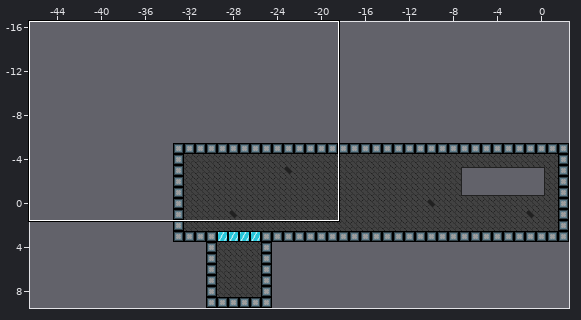
Tiled map -- assets/test-maps/weapons.tmx. Above: a wide view before the commit, with the close-up outlined.
Close-up. As it was:
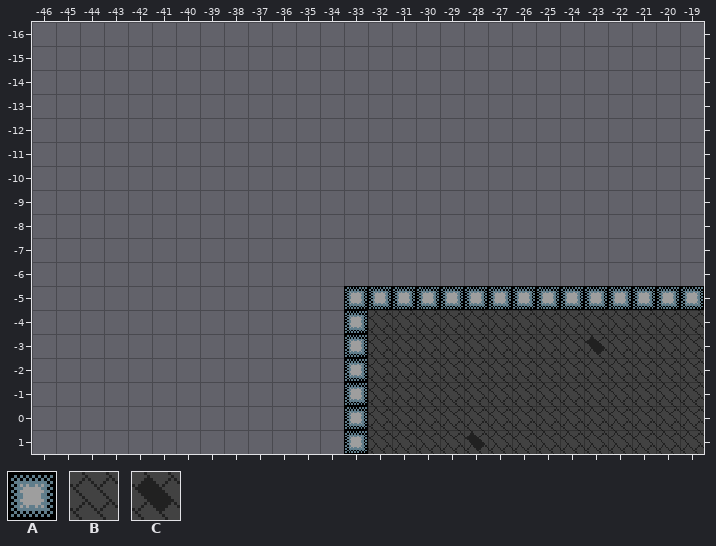
Cells are 16x16 px. Shown: x -46..-19, y -16..1.
Key: from "phtiles16": A 0, B 9, C 15.
_ is an empty cell.
Layer "background" before, first column x -46:
-16 ____________________________
-15 ____________________________
-14 ____________________________
-13 ____________________________
-12 ____________________________
-11 ____________________________
-10 ____________________________
 -9 ____________________________
 -8 ____________________________
 -7 ____________________________
 -6 ____________________________
 -5 ____________________________
 -4 ______________BBBBBBBBBBBBBB
 -3 ______________BBBBBBBBBCBBBB
 -2 ______________BBBBBBBBBBBBBB
 -1 ______________BBBBBBBBBBBBBB
  0 ______________BBBBBBBBBBBBBB
  1 ______________BBBBCBBBBBBBBB
Layer "main" before, first column x -46:
-16 ____________________________
-15 ____________________________
-14 ____________________________
-13 ____________________________
-12 ____________________________
-11 ____________________________
-10 ____________________________
 -9 ____________________________
 -8 ____________________________
 -7 ____________________________
 -6 ____________________________
 -5 _____________AAAAAAAAAAAAAAA
 -4 _____________A______________
 -3 _____________A______________
 -2 _____________A______________
 -1 _____________A______________
  0 _____________A______________
  1 _____________A______________
And afterwards:
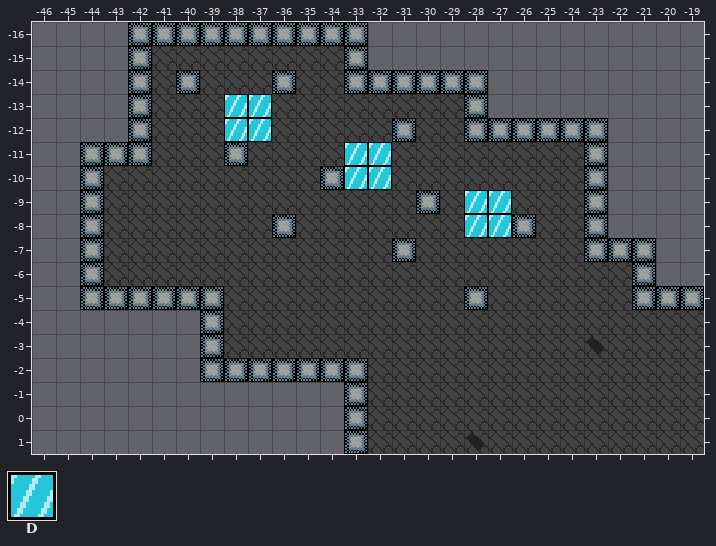
Further tiles: from "phtiles16": D 1.
Tiles of an added or newly shown layer are drawn over the layers below it.
Diff:
Layer "background":
y -15: x -41..-34 ________ -> BBBBBBBB
y -14: x -41 _ -> B; x -39..-37 ___ -> BBB; x -35..-34 __ -> BB
y -13: x -41..-39 ___ -> BBB; x -36..-29 ________ -> BBBBBBBB
y -12: x -41..-39 ___ -> BBB; x -36..-32 _____ -> BBBBB; x -30..-29 __ -> BB
y -11: x -41..-39 ___ -> BBB; x -37..-34 ____ -> BBBB; x -31..-24 ________ -> BBBBBBBB
y -10: x -43..-35 _________ -> BBBBBBBBB; x -31..-24 ________ -> BBBBBBBB
y -9: x -43..-31 _____________ -> BBBBBBBBBBBBB; x -29 _ -> B; x -26..-24 ___ -> BBB
y -8: x -43..-37 _______ -> BBBBBBB; x -35..-29 _______ -> BBBBBBB; x -25..-24 __ -> BB
y -7: x -43..-32 ____________ -> BBBBBBBBBBBB; x -30..-24 _______ -> BBBBBBB
y -6: x -43..-22 ______________________ -> BBBBBBBBBBBBBBBBBBBBBB
y -5: x -38..-29 __________ -> BBBBBBBBBB; x -27..-22 ______ -> BBBBBB
y -4..-3: x -38..-33 ______ -> BBBBBB
Layer "main":
y -16: x -42..-33 __________ -> AAAAAAAAAA
y -15: x -42 _ -> A; x -33 _ -> A
y -14: x -42 _ -> A; x -33..-28 ______ -> AAAAAA
y -13: x -42 _ -> A; x -28 _ -> A
y -12: x -42 _ -> A; x -28..-23 ______ -> AAAAAA
y -11: x -44..-42 ___ -> AAA; x -23 _ -> A
y -10..-8: x -44 _ -> A; x -23 _ -> A
y -7: x -44 _ -> A; x -23..-21 ___ -> AAA
y -6: x -44 _ -> A; x -21 _ -> A
y -5: x -44..-39 ______ -> AAAAAA; x -33..-29 AAAAA -> _____; x -27..-22 AAAAAA -> ______
y -4..-3: x -39 _ -> A; x -33 A -> _
y -2: x -39..-34 ______ -> AAAAAA
Layer "other" (added):
y -14: x -40 _ -> A; x -36 _ -> A
y -12: x -31 _ -> A
y -11: x -38 _ -> A
y -10: x -34 _ -> A
y -9: x -30 _ -> A
y -8: x -36 _ -> A; x -26 _ -> A
y -7: x -31 _ -> A
Layer "movers" (added):
y -13..-12: x -38..-37 __ -> DD
y -11..-10: x -33..-32 __ -> DD
y -9..-8: x -28..-27 __ -> DD
Boxes around the changes in both close-ups, in picture pixels (x1, y1, x2, y2):
changed: (80, 22, 656, 382)
